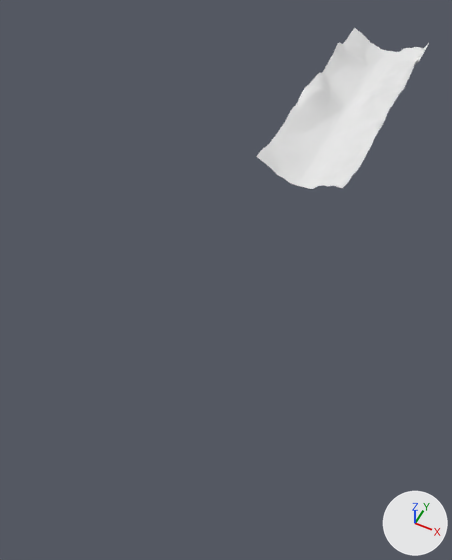
A saved change to the FBX model Assets/MayaExport/scenery/low_poly_terrain_segment.fbx.
Rendered twice from a 50 mm lens placed at (127.0, -579.0, 335.0), pointed at (-20.0, -285.0, -33.0). The lights are fixed; the arrows at lower right show +X, +Y and +Z. Materials are left out; every surface is plain grey. Where no turn or scale is listed for an object, it has been applied to the vertices.

The first picture shows 'LowPolyTerrain1'.
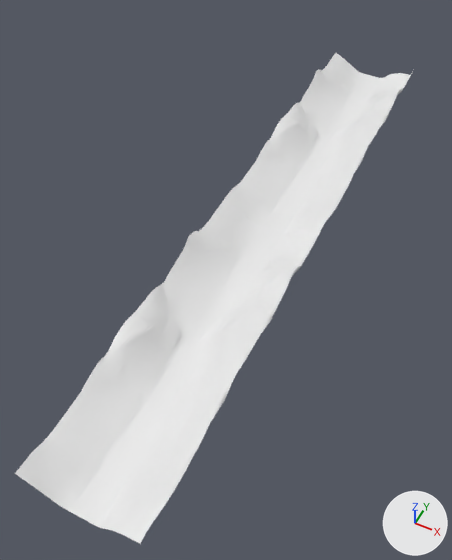
The change, as JSON lines over the scene's bpy script:
```json
{"op": "add", "block": "me_mesh_001", "code": ["me_mesh_001 = bpy.data.meshes.new('Mesh.001')", "me_mesh_001.from_pydata(...)  # 315 vertices, 513 faces; spans x -40.0..40.0, y -250.0..0.0, z 0.0..26.0"]}
{"op": "set", "path": "ob_lowpolyterrain1.location", "old": "(0.0, 59.8, -0.9)", "new": "(0.0, 1.5, -0.9)"}
{"op": "add", "block": "ob_lowpolyterrain2", "code": ["ob_lowpolyterrain2 = bpy.data.objects.new('LowPolyTerrain2', me_mesh_001)", "ob_lowpolyterrain2.location = (0.0, -248.5, -0.9)"]}
```

What differs and where, as boxes [x1, y1, x2, y2] in the pictures (452 x 560 px):
```json
{"object": "LowPolyTerrain2", "change": "added", "after": [15, 198, 321, 544]}
{"object": "LowPolyTerrain1", "change": "moved", "before": [256, 28, 429, 189], "after": [225, 53, 413, 234]}
```
